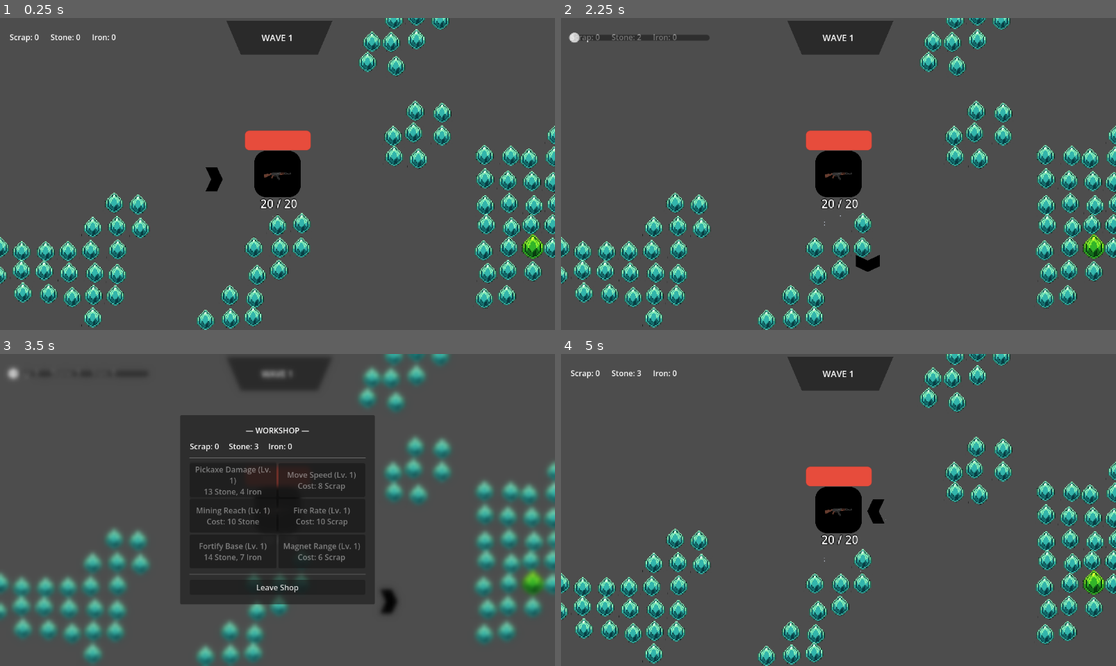
Above: before the commit, frames 1-4 (two rows, left to right).
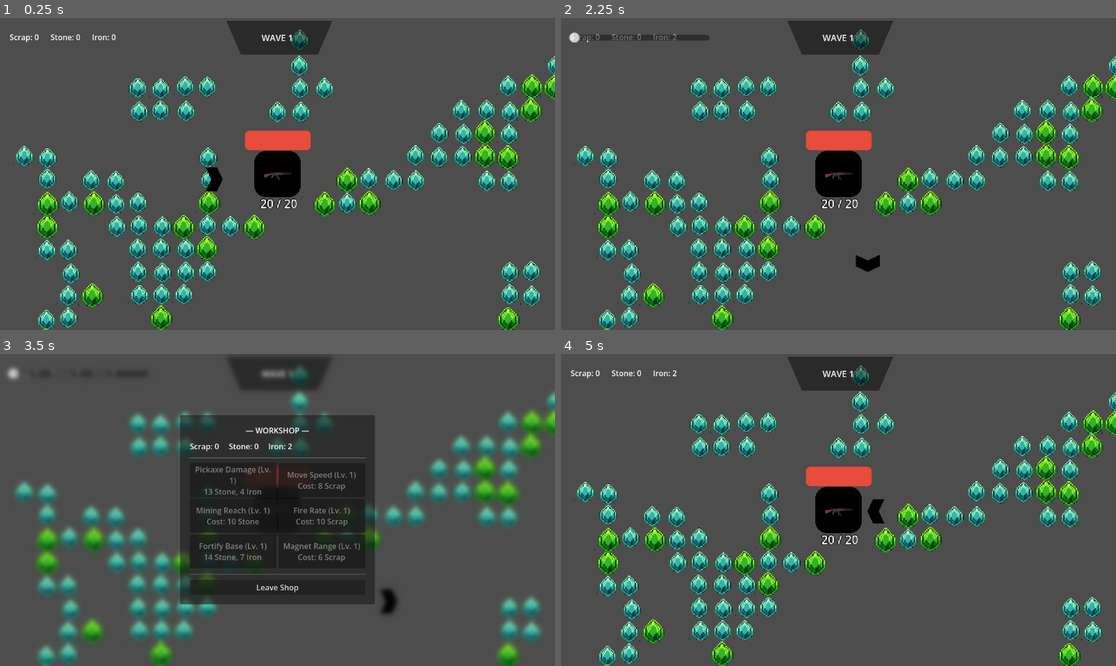
Above: after the commit, the same moments.

Repository: GamerKT4/j-ust-a-nyth-in-g
Game: Godot game, scene res://Scenes/Main/main.tscn
Two runs of this game, one before a commit and one after it. Both use one fixed random seed, a clock stepped at 60 frames per second and the inputs below.
Inputs (mouse positions are in pixels of both pictures, inside the frame that each line leads up to):
- Up to frame 1 (0.25 s): no input
- Up to frame 2 (2.25 s): tap Enter at 0.5 s; move the mouse to (960, 158) at 0.52 s; hold D (move_right) 0.53-1.28 s; tap Q (dev_key) at 0.6 s; click (960, 158) at 0.67 s; move the mouse to (727, 189) at 1.27 s; hold S (move_down) 1.28-2 s; tap B at 1.35 s; click (727, 189) at 1.42 s; click "Leave Shop" at 2 s
- Up to frame 3 (3.5 s): move the mouse to (333, 441) at 2.77 s; hold D (move_right) from 2.78 s (still down); tap Tab at 2.85 s; click (333, 441) at 2.92 s
- Up to frame 4 (5 s): move the mouse to (810, 572) at 3.52 s; release D (move_right) at 3.53 s; hold W (move_up) 3.53-4.28 s; tap Q (dev_key) at 3.6 s; click (810, 572) at 3.67 s; move the mouse to (1005, 556) at 4.27 s; hold A (move_left) from 4.28 s (still down); tap B at 4.35 s; click (1005, 556) at 4.42 s

The runs differ from the first frame. In frame 1, 21% of the frame differs, in the area x 0-100%, y 0-100%; in frame 2, 21%; in frame 3, 18%; in frame 4, 21%.

Commit message:
just made script smaller and made world gen better and shop work
everything is written above i am not gonna write more than this you sick bastard

Diff:
--- a/Scenes/Main/main.tscn
+++ b/Scenes/Main/main.tscn
@@ -45,6 +45,7 @@
 [node name="World" type="Node" parent="." unique_id=949143815]
 
 [node name="Bug spawner" type="Node" parent="World" unique_id=269148129 node_paths=PackedStringArray("wave_ui")]
+process_mode = 1
 script = ExtResource("1_8gbba")
 wave_ui = NodePath("WaveUI")
 
@@ -53,6 +54,7 @@
 
 [node name="house" parent="World" unique_id=806136155 instance=ExtResource("1_bo1nx")]
 unique_name_in_owner = true
+process_mode = 1
 position = Vector2(576, 324)
 scale = Vector2(1.5, 1.5)
 
@@ -112,6 +114,7 @@
 
 [node name="WorldGen" parent="." unique_id=453305798 instance=ExtResource("7_6bp64")]
 world_seed = "jatin_2026"
+safe_radius_pixels = 110.0
 stone_texture = ExtResource("8_hptm8")
 iron_texture = ExtResource("8_hptm8")
 iron_color = Color(1, 1, 0.23921569, 1)
--- a/Scripts/House/gun.gd
+++ b/Scripts/House/gun.gd
@@ -7,70 +7,51 @@
 signal reload_started
 signal reload_finished
 
+@export var damage: float = 15.0
+@export var reload_time: float = 2.0
+@export var calm_delay: float = 0.75
+
 @onready var attack_range: Area2D = $Range
 @onready var cooldown: Timer = $Cooldown
 @onready var reload: Timer = $Reload
 
-# Visual references
-@onready var anim_sprite: AnimatedSprite2D = get_node_or_null("AnimatedSprite2D")
-@onready var anim_player: AnimationPlayer = get_node_or_null("AnimationPlayer")
-
 var gun_is_cool: bool = true
 var is_reloading: bool = false
-var ammo_limit: int = 10
+var ammo_limit: int = 20
 var ammo: int = ammo_limit
-
-@export var damage: float = 15.0
-@export var reload_time: float = 2.0 # Default reload duration in seconds
-@export var calm_delay: float = 0.75 # Seconds before resuming mining after bugs leave screen
-
 var threat_timer: float = 0.0
 
 
 func _ready() -> void:
-	if "gun_ammo_limit" in Variables:
-		ammo_limit = Variables.gun_ammo_limit
+	# Stop firing when the game is paused (e.g., in Workshop)
+	process_mode = Node.PROCESS_MODE_PAUSABLE
+
+	ammo_limit = Variables.gun_ammo_limit
 	ammo = ammo_limit
 
-	gun_is_cool = true
-	is_reloading = false
-
-	# Configure Timers
 	cooldown.one_shot = true
 	cooldown.wait_time = Variables.gun_cooldown
+	cooldown.timeout.connect(func(): gun_is_cool = true)
 
 	reload.one_shot = true
-	if "gun_reload_time" in Variables:
-		reload.wait_time = Variables.gun_reload_time
-	else:
-		reload.wait_time = reload_time
-
-	# Connect Timer Signals Safely
-	if not cooldown.timeout.is_connected(_on_cooldown_timeout):
-		cooldown.timeout.connect(_on_cooldown_timeout)
+	reload.wait_time = reload_time
 	if not reload.timeout.is_connected(_on_reload_timeout):
 		reload.timeout.connect(_on_reload_timeout)
-
-	rotation = 0.0
-	scale = Vector2.ONE
 
 	if Variables.has_signal("upgrades_updated"):
 		Variables.upgrades_updated.connect(_on_upgrades_updated)
 
 	ammo_emptied.connect(_on_ammo_emptied)
-
-	# Notify UI of initial full ammo
 	ammo_changed.emit()
 
 
+func _on_upgrades_updated() -> void:
+	cooldown.wait_time = Variables.gun_cooldown
+
+
 func _process(delta: float) -> void:
-	# Check if any enemy is on screen
-	if is_any_bug_on_screen():
-		threat_timer = calm_delay # Reset wait timer while bugs are visible
-	elif threat_timer > 0.0:
-		threat_timer -= delta # Count down when screen is clear
+	threat_timer = calm_delay if is_any_bug_on_screen() else maxf(0.0, threat_timer - delta)
 
-	# Cannot shoot while cooling down, out of ammo, or reloading
 	if gun_is_cool and ammo > 0 and not is_reloading:
 		try_to_shoot()
 
@@ -80,72 +61,33 @@
 	if bodies.is_empty():
 		return
 
-	# Priority 1: Shoot nearest bug inside gun attack radius
-	var nearest_enemy: Node2D = get_closest_target_in_group(bodies, "Enemies")
-	if nearest_enemy:
-		_execute_shot(nearest_enemy)
-		return
-
-	# Priority 2: If bugs are on screen or threat timer is active, hold fire and DO NOT mine
-	if threat_timer > 0.0:
-		return
-
-	# Priority 3: Screen has been clear for calm_delay -> mine nearest rock
-	var nearest_rock: Node2D = get_closest_target_in_group(bodies, "Minable")
-	if nearest_rock:
-		_execute_shot(nearest_rock)
+	var enemy = get_closest_target(bodies, "Enemies")
+	if enemy:
+		_execute_shot(enemy)
+	elif threat_timer <= 0.0:
+		var rock = get_closest_target(bodies, "Minable")
+		if rock:
+			_execute_shot(rock)
 
 
 func _execute_shot(target: Node2D) -> void:
-	_play_shoot_animation()
+	gun_is_cool = false
+	cooldown.start(Variables.gun_cooldown)
 
 	if target.is_in_group("Enemies"):
-		var scrap_drop = SCRAP_SCENE.instantiate()
-		scrap_drop.global_position = target.global_position
-		get_tree().current_scene.add_child(scrap_drop)
+		var scrap = SCRAP_SCENE.instantiate()
+		scrap.global_position = target.global_position
+		get_tree().current_scene.add_child(scrap)
+		target.queue_free()
 
-		target.queue_free()
-		ammo -= 1
+		ammo = maxi(0, ammo - 1)
 		ammo_changed.emit()
-
-		cooldown.start()
-		gun_is_cool = false
-
-		if ammo <= 0:
-			ammo = 0
+		if ammo == 0:
 			ammo_emptied.emit()
 
-	elif target.is_in_group("Minable"):
-		if target.has_method("take_damage"):
-			var dmg = Variables.pickaxe_damage if "pickaxe_damage" in Variables else 1
-			target.take_damage(dmg)
-
-		cooldown.start()
-		gun_is_cool = false
-
-
-func _play_shoot_animation() -> void:
-	if anim_player and anim_player.has_animation("shoot"):
-		anim_player.stop()
-		anim_player.play("shoot")
-	elif anim_sprite and anim_sprite.sprite_frames and anim_sprite.sprite_frames.has_animation("shoot"):
-		anim_sprite.stop()
-		anim_sprite.play("shoot")
-
-
-func _play_reload_animation() -> void:
-	if anim_player and anim_player.has_animation("reload"):
-		anim_player.play("reload")
-	elif anim_sprite and anim_sprite.sprite_frames and anim_sprite.sprite_frames.has_animation("reload"):
-		anim_sprite.play("reload")
-
-
-func _on_upgrades_updated() -> void:
-	cooldown.wait_time = Variables.gun_cooldown
-
-
-func _on_cooldown_timeout() -> void:
-	gun_is_cool = true
+	elif target.is_in_group("Minable") and target.has_method("take_damage"):
+		# Uses active pickaxe damage
+		target.take_damage(Variables.pickaxe_damage)
 
 
 func _on_ammo_emptied() -> void:
@@ -153,7 +95,6 @@
 		return
 	is_reloading = true
 	reload_started.emit()
-	_play_reload_animation()
 	reload.start()
 
 
@@ -164,35 +105,25 @@
 	reload_finished.emit()
 
 
-# Fast single-pass search for the closest body in a specific group
-func get_closest_target_in_group(bodies: Array, group_name: String) -> Node2D:
+func get_closest_target(bodies: Array, group: String) -> Node2D:
 	var closest: Node2D = null
 	var min_dist_sq: float = INF
-
 	for body in bodies:
-		if is_instance_valid(body) and body.is_in_group(group_name):
+		if is_instance_valid(body) and body.is_in_group(group):
 			var dist_sq = global_position.distance_squared_to(body.global_position)
 			if dist_sq < min_dist_sq:
 				min_dist_sq = dist_sq
 				closest = body
-
 	return closest
 
 
-# Checks if any enemy is currently visible inside the camera's viewport
 func is_any_bug_on_screen() -> bool:
-	var viewport = get_viewport()
-	if not viewport:
+	var vp = get_viewport()
+	if not vp:
 		return false
-
-	var screen_rect = viewport.get_visible_rect()
-	var canvas_xform = viewport.get_canvas_transform()
-	var enemies = get_tree().get_nodes_in_group("Enemies")
-
-	for enemy in enemies:
-		if is_instance_valid(enemy) and enemy is Node2D:
-			var screen_pos = canvas_xform * enemy.global_position
-			if screen_rect.has_point(screen_pos):
-				return true
-
+	var rect = vp.get_visible_rect()
+	var xform = vp.get_canvas_transform()
+	for enemy in get_tree().get_nodes_in_group("Enemies"):
+		if is_instance_valid(enemy) and enemy is Node2D and rect.has_point(xform * enemy.global_position):
+			return true
 	return false
--- a/Scripts/House/house.gd
+++ b/Scripts/House/house.gd
@@ -6,11 +6,11 @@
 var is_game_over: bool = false
 
 func _ready() -> void:
+	add_to_group("House")
 	house_health = Variables.house_health
 	$ProgressBar.max_value = Variables.max_house_health
 	$ProgressBar.value = house_health
 
-	# Listen for house fortification upgrades from the shop
 	if Variables.has_signal("house_health_updated"):
 		Variables.house_health_updated.connect(_on_house_health_updated)
 
--- a/Scripts/Main/main_character.gd
+++ b/Scripts/Main/main_character.gd
@@ -2,21 +2,18 @@
 
 var last_direction: Vector2 = Vector2.DOWN
 
-@export var mining_reach: float = 140.0
-@export var pickaxe_damage: int = 1
+func _ready() -> void:
+	add_to_group("Player")
 
 func _physics_process(_delta: float) -> void:
 	var direction: Vector2 = Vector2.ZERO
-
-	# Getting input direction
 	direction.x = Input.get_axis("move_left", "move_right")
 	direction.y = Input.get_axis("move_up", "move_down")
 
-	# Read directly from Variables so speed upgrades apply instantly
+	# Instantly reflects player_speed upgrade
 	velocity = direction.normalized() * Variables.player_speed
 	move_and_slide()
 
-	# Update facing angle when moving
 	if direction.length() > 0:
 		last_direction = direction.normalized()
 		rotation = last_direction.angle()
@@ -24,7 +21,6 @@
 func _on_area_2d_body_entered(body: Node2D) -> void:
 	if body.is_in_group("Enemies"):
 		body.queue_free()
-		print("abcd")
 
 func _unhandled_input(event: InputEvent) -> void:
 	if event is InputEventMouseButton and event.button_index == MOUSE_BUTTON_LEFT and event.pressed:
@@ -33,7 +29,9 @@
 func _try_mine_at_cursor() -> void:
 	var mouse_pos = get_global_mouse_position()
 
-	if global_position.distance_to(mouse_pos) > mining_reach:
+	# Uses dynamic mining reach from Variables
+	var active_reach = Variables.mining_reach
+	if global_position.distance_to(mouse_pos) > active_reach:
 		return
 
 	var space_state = get_world_2d().direct_space_state
@@ -47,5 +45,6 @@
 		var collider = hit.collider
 		if is_instance_valid(collider) and collider.is_in_group("Minable"):
 			if collider.has_method("take_damage"):
-				collider.take_damage(pickaxe_damage)
+				# Uses dynamic pickaxe damage from Variables
+				collider.take_damage(Variables.pickaxe_damage)
 				return
--- a/Scripts/UI/game_over_menu.gd
+++ b/Scripts/UI/game_over_menu.gd
@@ -2,6 +2,7 @@
 
 func _ready() -> void:
 	process_mode = Node.PROCESS_MODE_ALWAYS
+	get_tree().paused = true  # Freezes the rest of the game
 
 	var restart_btn = $Control/VBoxContainer/RestartButton
 	if not restart_btn.pressed.is_connected(_on_restart_button_pressed):
@@ -11,13 +12,13 @@
 	if not quit_btn.pressed.is_connected(_on_quit_button_pressed):
 		quit_btn.pressed.connect(_on_quit_button_pressed)
 
+
 func _on_restart_button_pressed() -> void:
 	get_tree().paused = false
 	Variables.reset_game()
 	get_tree().reload_current_scene()
 
+
 func _on_quit_button_pressed() -> void:
+	get_tree().paused = false
 	get_tree().quit()
-
-func _on_button_pressed() -> void:
-	pass
--- a/Scripts/World/world_gen.gd
+++ b/Scripts/World/world_gen.gd
@@ -6,21 +6,16 @@
 @export var use_custom_seed: bool = false
 @export var world_seed: String = "jatin_2026"
 
-@export_group("World Boundaries")
-@export var map_radius: int = 35
+@export_group("World Geometry")
 @export var tile_size: float = 48.0
-@export var safe_radius: int = 8
-@export var position_jitter: float = 6.0
+@export var safe_radius_pixels: float = 220.0   # Clear circle around the house
+@export var position_jitter: float = 3.0
 
-@export_group("Cellular Automata (Cave Generation)")
-@export_range(0.0, 1.0) var initial_fill_percent: float = 0.36
-@export var smoothing_iterations: int = 5
-@export var wall_birth_limit: int = 4
-@export var wall_death_limit: int = 3
-
-@export_group("Geological Injection")
-@export var core_depth_requirement: int = 7
-@export_range(0.0, 1.0) var iron_core_chance: float = 0.18
+@export_group("Cluster Balance")
+@export var number_of_clusters: int = 14        # Total separate ore patches across the screen
+@export var min_ores_per_cluster: int = 4
+@export var max_ores_per_cluster: int = 9
+@export_range(0.0, 1.0) var iron_ratio: float = 0.28  # ~28% of ores spawned will be Iron
 
 @export_group("Ore Assets & Stats")
 @export_subgroup("Stone")
@@ -35,16 +30,14 @@
 @export var iron_color: Color = Color.WHITE
 @export var iron_scale: Vector2 = Vector2(1.1, 1.1)
 
-@export_subgroup("Bedrock")
-@export var bedrock_texture: Texture2D
-@export var bedrock_color: Color = Color(0.4, 0.4, 0.45)
+var current_rng: RandomNumberGenerator = RandomNumberGenerator.new()
+var spawned_tiles: Dictionary = {} # Vector2i -> int (1: Stone, 2: Iron)
 
-var grid_map: Dictionary = {}
-var current_rng: RandomNumberGenerator = RandomNumberGenerator.new()
 
 func _ready() -> void:
-	_setup_rng()
-	_generate_world()
+	# Call deferred to ensure the House node is fully loaded in the tree
+	call_deferred("_initialize_generation")
+
 
 func _setup_rng() -> void:
 	if use_custom_seed and world_seed != "":
@@ -52,81 +45,108 @@
 	else:
 		current_rng.randomize()
 
-func _generate_world() -> void:
-	_pass_1_random_fill()
-	for i in range(smoothing_iterations):
-		_pass_2_cellular_smoothing()
-	_pass_3_geological_injection()
-	_pass_4_arena_perimeter()
-	_pass_5_instantiate_world()
 
-func _pass_1_random_fill() -> void:
-	grid_map.clear()
-	var safe_r_sq = safe_radius * safe_radius
+func _initialize_generation() -> void:
+	_setup_rng()
+	generate_screen_world()
 
-	for x in range(-map_radius, map_radius + 1):
-		for y in range(-map_radius, map_radius + 1):
-			var cell = Vector2(x, y)
-			if cell.length_squared() <= safe_r_sq:
-				grid_map[cell] = 0
-			else:
-				grid_map[cell] = 1 if current_rng.randf() < initial_fill_percent else 0
 
-func _pass_2_cellular_smoothing() -> void:
-	var next_grid = grid_map.duplicate()
-	for x in range(-map_radius, map_radius + 1):
-		for y in range(-map_radius, map_radius + 1):
-			var cell = Vector2(x, y)
-			var rock_neighbors = _get_surrounding_rock_count(cell)
+func generate_screen_world() -> void:
+	for c in get_children():
+		c.queue_free()
+	spawned_tiles.clear()
 
-			if grid_map.get(cell, 0) == 1:
-				if rock_neighbors < wall_death_limit:
-					next_grid[cell] = 0
-				else:
-					next_grid[cell] = 1
-			else:
-				if rock_neighbors > wall_birth_limit:
-					next_grid[cell] = 1
-				else:
-					next_grid[cell] = 0
-	grid_map = next_grid
+	# 1. Resolve House Center Position
+	var house = get_tree().get_first_node_in_group("House")
+	var center_pos: Vector2
+	if is_instance_valid(house):
+		center_pos = house.global_position
+	else:
+		var vp_rect = get_viewport_rect()
+		center_pos = vp_rect.size * 0.5
 
-func _pass_3_geological_injection() -> void:
-	var next_grid = grid_map.duplicate()
-	for x in range(-map_radius, map_radius + 1):
-		for y in range(-map_radius, map_radius + 1):
-			var cell = Vector2(x, y)
+	# 2. Determine Visible Screen Bounds
+	var vp = get_viewport_rect()
+	var padding = 60.0
+	var min_x = padding
+	var max_x = vp.size.x - padding
+	var min_y = padding + 40.0 # extra top padding for UI bar
+	var max_y = vp.size.y - padding
 
-			if grid_map.get(cell, 0) == 1:
-				var rock_neighbors = _get_surrounding_rock_count(cell)
-				if rock_neighbors >= core_depth_requirement:
-					if current_rng.randf() < iron_core_chance:
-						next_grid[cell] = 2
-	grid_map = next_grid
+	# 3. Generate Distinct Balanced Clusters
+	var clusters_placed = 0
+	var attempts = 0
 
-func _pass_4_arena_perimeter() -> void:
-	for x in range(-map_radius - 1, map_radius + 2):
-		for y in [-map_radius - 1, map_radius + 1]:
-			grid_map[Vector2(x, y)] = 3
-	for y in range(-map_radius - 1, map_radius + 2):
-		for x in [-map_radius - 1, map_radius + 1]:
-			grid_map[Vector2(x, y)] = 3
+	while clusters_placed < number_of_clusters and attempts < 200:
+		attempts += 1
 
-func _pass_5_instantiate_world() -> void:
-	for cell in grid_map:
-		var tile_type = grid_map[cell]
-		if tile_type == 0:
+		# Pick a random cluster origin point across the entire screen
+		var cluster_origin = Vector2(
+			current_rng.randf_range(min_x, max_x),
+			current_rng.randf_range(min_y, max_y)
+		)
+
+		# Reject if too close to the house
+		if cluster_origin.distance_to(center_pos) < safe_radius_pixels + 50.0:
 			continue
 
+		# Build an organic blob cluster around this origin
+		_grow_cluster(cluster_origin, center_pos)
+		clusters_placed += 1
+
+	# 4. Instantiate Ore Objects
+	_instantiate_ores(center_pos)
+
+
+func _grow_cluster(origin: Vector2, center_pos: Vector2) -> void:
+	var base_cell = Vector2i(round(origin.x / tile_size), round(origin.y / tile_size))
+	var cluster_size = current_rng.randi_range(min_ores_per_cluster, max_ores_per_cluster)
+
+	var frontier: Array[Vector2i] = [base_cell]
+	var cluster_cells: Array[Vector2i] = []
+
+	while cluster_cells.size() < cluster_size and not frontier.is_empty():
+		frontier.shuffle()
+		var current = frontier.pop_back()
+
+		var world_p = Vector2(current) * tile_size
+		if world_p.distance_to(center_pos) < safe_radius_pixels:
+			continue
+
+		if not spawned_tiles.has(current):
+			cluster_cells.append(current)
+			spawned_tiles[current] = 1 # Default to Stone
+
+			# Add 4-directional neighbors to frontier for natural grouping
+			var neighbors = [
+				current + Vector2i.RIGHT,
+				current + Vector2i.LEFT,
+				current + Vector2i.UP,
+				current + Vector2i.DOWN
+			]
+			for n in neighbors:
+				if not spawned_tiles.has(n) and not frontier.has(n):
+					frontier.append(n)
+
+	# Designate deep or central cluster cores as Iron
+	for cell in cluster_cells:
+		if current_rng.randf() < iron_ratio:
+			spawned_tiles[cell] = 2
+
+
+func _instantiate_ores(center_pos: Vector2) -> void:
+	for cell in spawned_tiles.keys():
+		var tile_type = spawned_tiles[cell]
 		var jitter = Vector2(
 			current_rng.randf_range(-position_jitter, position_jitter),
 			current_rng.randf_range(-position_jitter, position_jitter)
 		)
+		var world_pos = (Vector2(cell) * tile_size) + jitter
 
-		if tile_type == 3:
-			jitter = Vector2.ZERO
+		# Strict safety cutoff: never allow an ore within safe radius
+		if world_pos.distance_to(center_pos) < safe_radius_pixels:
+			continue
 
-		var world_pos = (cell * tile_size) + jitter
 		var rock = ORE_SCENE.instantiate()
 		rock.global_position = world_pos
 
@@ -139,6 +159,7 @@
 				if stone_texture and rock.has_method("set_texture"):
 					rock.set_texture(stone_texture)
 				rock.add_to_group("Minable")
+
 			2: # Iron
 				rock.ore_type = "iron"
 				rock.max_hp = iron_hp
@@ -147,32 +168,9 @@
 				if iron_texture and rock.has_method("set_texture"):
 					rock.set_texture(iron_texture)
 				rock.add_to_group("Minable")
-			3: # Bedrock Border
-				rock.ore_type = "bedrock"
-				rock.max_hp = 99999
-				rock.base_color = bedrock_color
-				rock.scale = Vector2.ONE
-				if bedrock_texture and rock.has_method("set_texture"):
-					rock.set_texture(bedrock_texture)
 
 		add_child(rock)
 
-func _get_surrounding_rock_count(cell: Vector2) -> int:
-	var count = 0
-	for nx in range(-1, 2):
-		for ny in range(-1, 2):
-			if nx == 0 and ny == 0:
-				continue
-
-			var neighbor = cell + Vector2(nx, ny)
-			if neighbor.x < -map_radius or neighbor.x > map_radius or neighbor.y < -map_radius or neighbor.y > map_radius:
-				count += 1
-			elif grid_map.get(neighbor, 0) > 0:
-				count += 1
-	return count
 
 func regenerate() -> void:
-	for c in get_children():
-		c.queue_free()
-	_setup_rng()
-	_generate_world()
+	_initialize_generation()
